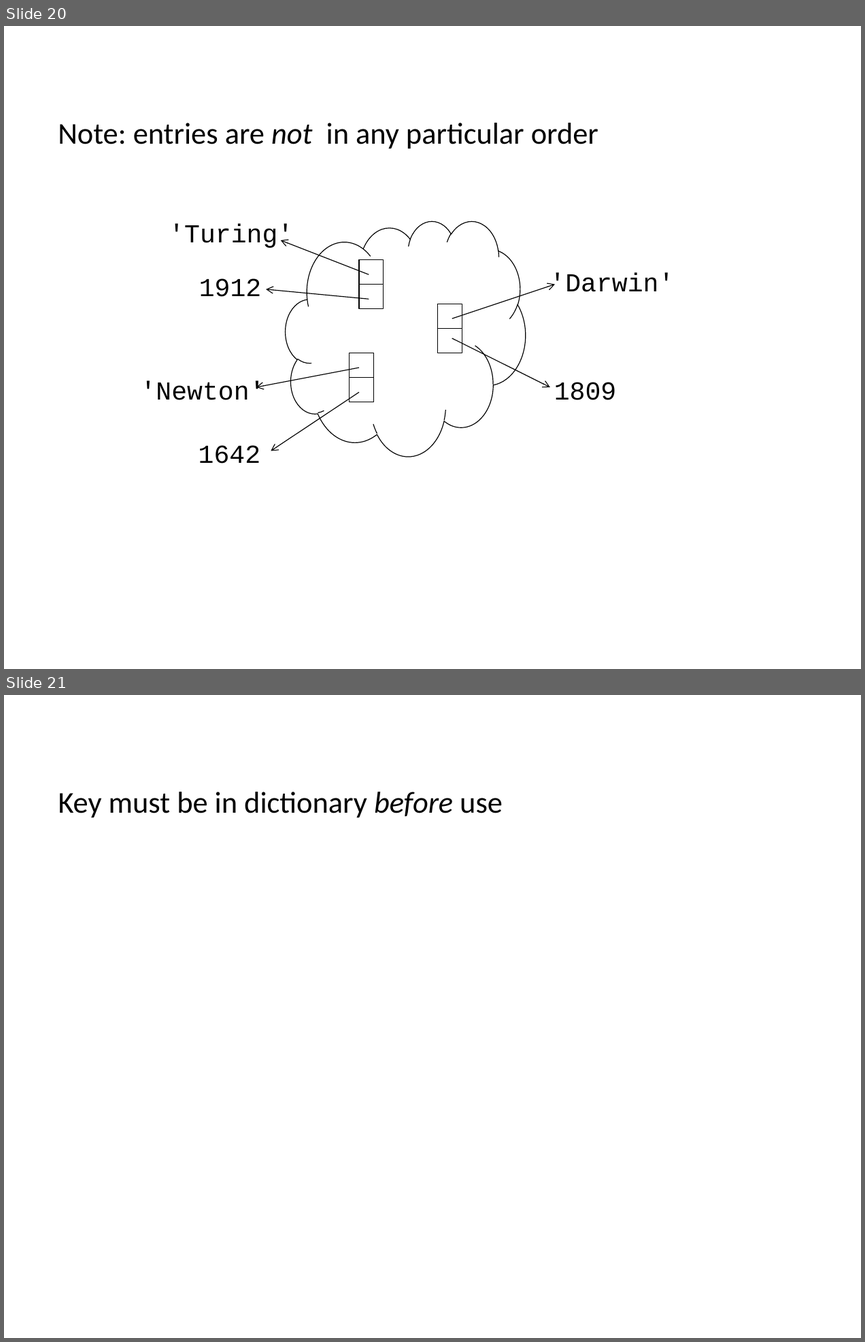
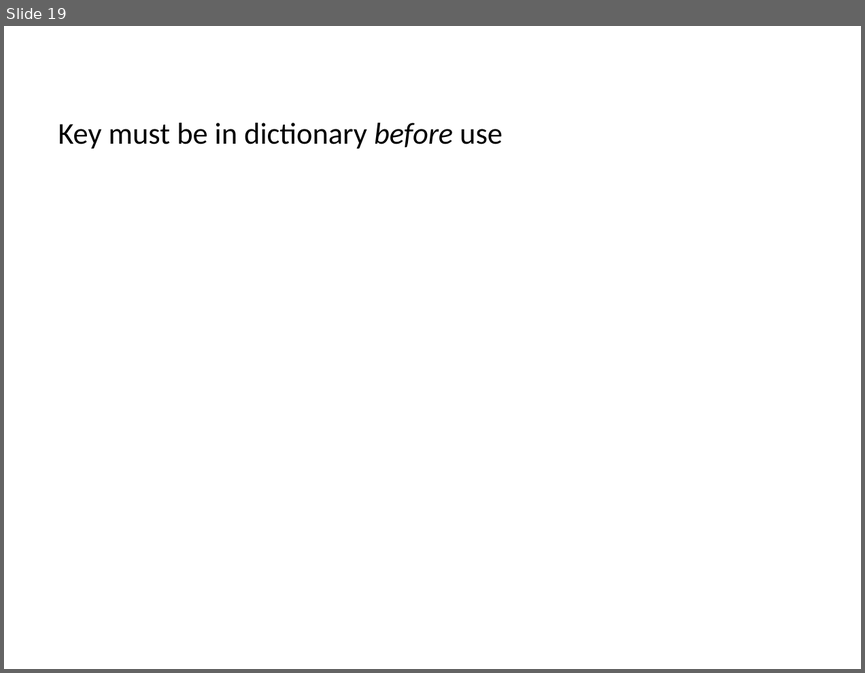
Before and after one commit to ncasuk/ncas-isc, a slide deck: python/presentations/learning_python/19_ceda-dict.pptx. Shown one above the other, each under a label of ours: slides 20 and 21 before the commit, slide 19 after it. The pictures are 865x1342 and 865x673 pixels, drawn with LibreOffice and Linux fonts; fonts in the diff are those of the drawing; background and template pictures are left out. Boxes give left, top, right and bottom in pixels: in the first picture for what was removed or moved away, otherwise in the second. Text is boxed around its words. In the diff, an @@ line names an element or a change of style, - is before the commit and + after.

```diff
--- a/python/presentations/learning_python/19_ceda-dict.pptx
+++ b/python/presentations/learning_python/19_ceda-dict.pptx
@@ slide 20 removed at [4, 26, 861, 669], background picture (left out) @@
@@ text removed at [58, 123, 598, 149] @@
-Note: entries are not in any particular order
@@ text removed at [169, 224, 293, 248] @@
-'Turing'
@@ cloud removed at [286, 220, 526, 455] @@
@@ arrow removed from (368, 275) to (281, 241) @@
@@ rectangle removed at [360, 260, 383, 284] @@
@@ text removed at [199, 278, 261, 297] @@
-1912
@@ arrow removed from (368, 299) to (266, 290) @@
@@ rectangle removed at [360, 284, 383, 309] @@
@@ arrow removed from (452, 318) to (555, 284) @@
@@ text removed at [549, 273, 674, 292] @@
-'Darwin'
@@ rectangle removed at [437, 303, 462, 328] @@
@@ rectangle removed at [437, 329, 462, 352] @@
@@ arrow removed from (452, 339) to (550, 387) @@
@@ arrow removed from (360, 367) to (256, 387) @@
@@ rectangle removed at [349, 352, 374, 378] @@
@@ text removed at [141, 380, 265, 400] @@
-'Newton'
@@ arrow removed from (360, 393) to (271, 450) @@
@@ rectangle removed at [349, 378, 374, 401] @@
@@ text removed at [554, 382, 616, 400] @@
-1809
@@ text removed at [198, 445, 260, 463] @@
-1642
@@ what was slide 21 is now slide 19 @@
```
Also in this commit, not shown: 1 other slide removed, 3 other files.
